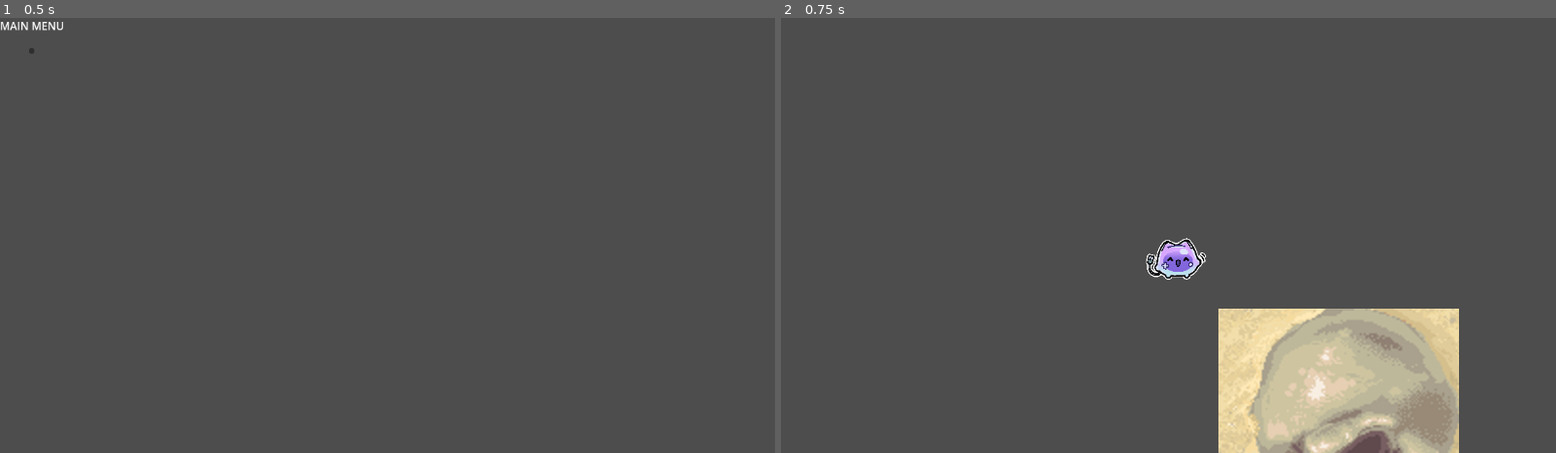
Above: before the commit, frames 1-2 (left to right).
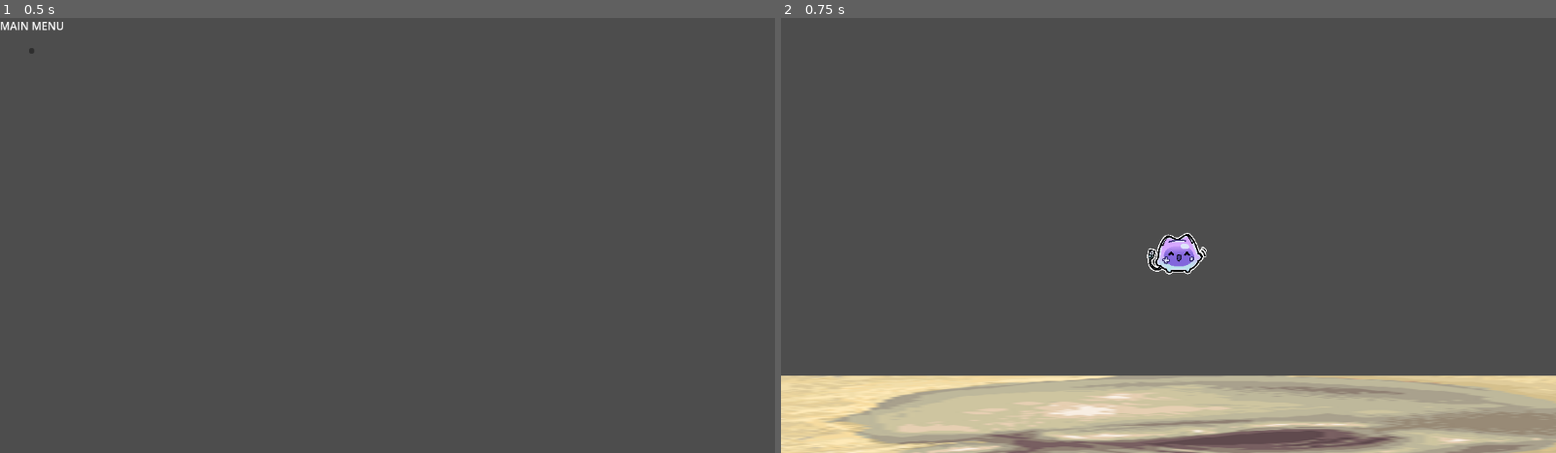
Above: after the commit, the same moments.

Repository: Queen-s-Game-Development-Club/Godot-Wild-Jam-63
Game: Godot game, scene res://main_menu.tscn
Same seed, same stepped clock (60 frames per second), same inputs: the game is played once before the commit and once after it.
Inputs (mouse positions are in pixels of both pictures, inside the frame that each line leads up to):
- Up to frame 1 (0.5 s): no input
- Up to frame 2 (0.75 s): click (812, 52) at 0.5 s

Frame 1 is identical in both runs. In frame 2, 21% of the frame differs, in the area x 0-100%, y 49-100%.

Commit message:
compute the rect bounds for ground plane.

Diff:
--- a/demo/my_scene.tscn
+++ b/demo/my_scene.tscn
@@ -1,34 +1,48 @@
-[gd_scene load_steps=5 format=3 uid="uid://dbs5tbaag702m"]
+[gd_scene load_steps=7 format=3 uid="uid://dbs5tbaag702m"]
 
 [ext_resource type="Script" path="res://printer.gd" id="1_cym12"]
 [ext_resource type="AudioStream" uid="uid://bbfam3mvael7" path="res://meme_song.mp3" id="1_qaf35"]
 [ext_resource type="Texture2D" uid="uid://dx6aseu5s4kkq" path="res://skele.png" id="2_pmf2l"]
 [ext_resource type="Texture2D" uid="uid://drceqcdl4s5go" path="res://Beta_Happy.png" id="3_7m604"]
 
+[sub_resource type="RectangleShape2D" id="RectangleShape2D_t3p1o"]
+size = Vector2(179, 359)
+
+[sub_resource type="RectangleShape2D" id="RectangleShape2D_2ah75"]
+size = Vector2(1820, 1245)
+
 [node name="myScene" type="Node2D"]
 
 [node name="The_Game" type="The_Game" parent="."]
 
 [node name="camera" type="Camera2D" parent="The_Game"]
-position = Vector2(3.42898, -9.39373)
+position = Vector2(5.67576, -8.23321)
 
 [node name="AudioStreamPlayer" type="AudioStreamPlayer" parent="The_Game"]
 stream = ExtResource("1_qaf35")
 
 [node name="Obstacle" type="StaticBody2D" parent="The_Game"]
-position = Vector2(256, 279)
-
-[node name="CollisionPolygon2D" type="CollisionPolygon2D" parent="The_Game/Obstacle"]
-scale = Vector2(4.45028, 3.91051)
-polygon = PackedVector2Array(11, -11, 0, -9.53694, -10.2634, 1.32335, -1.05049, 17.1781, 16.9259, 2.85768)
+position = Vector2(0, 279)
+scale = Vector2(3.75412, 0.433306)
 
 [node name="Sprite2D" type="Sprite2D" parent="The_Game/Obstacle"]
 texture = ExtResource("2_pmf2l")
+
+[node name="CollisionShape2D" type="CollisionShape2D" parent="The_Game/Obstacle"]
+position = Vector2(0.532746, 1.15393)
+shape = SubResource("RectangleShape2D_t3p1o")
 
 [node name="printer_node" type="Node" parent="The_Game"]
 script = ExtResource("1_cym12")
 
 [node name="player" type="Sprite2D" parent="The_Game"]
-position = Vector2(16.4422, 17.6484)
+position = Vector2(19.9751, 10.7056)
 scale = Vector2(0.05, 0.05)
 texture = ExtResource("3_7m604")
+
+[node name="Area2D" type="Area2D" parent="The_Game/player"]
+
+[node name="CollisionShape2D" type="CollisionShape2D" parent="The_Game/player/Area2D"]
+position = Vector2(-29.502, 155.888)
+scale = Vector2(0.999999, 0.999999)
+shape = SubResource("RectangleShape2D_2ah75")
Not shown, changed: src/gdexample.cpp
Not shown, changed: src/gdexample.h
